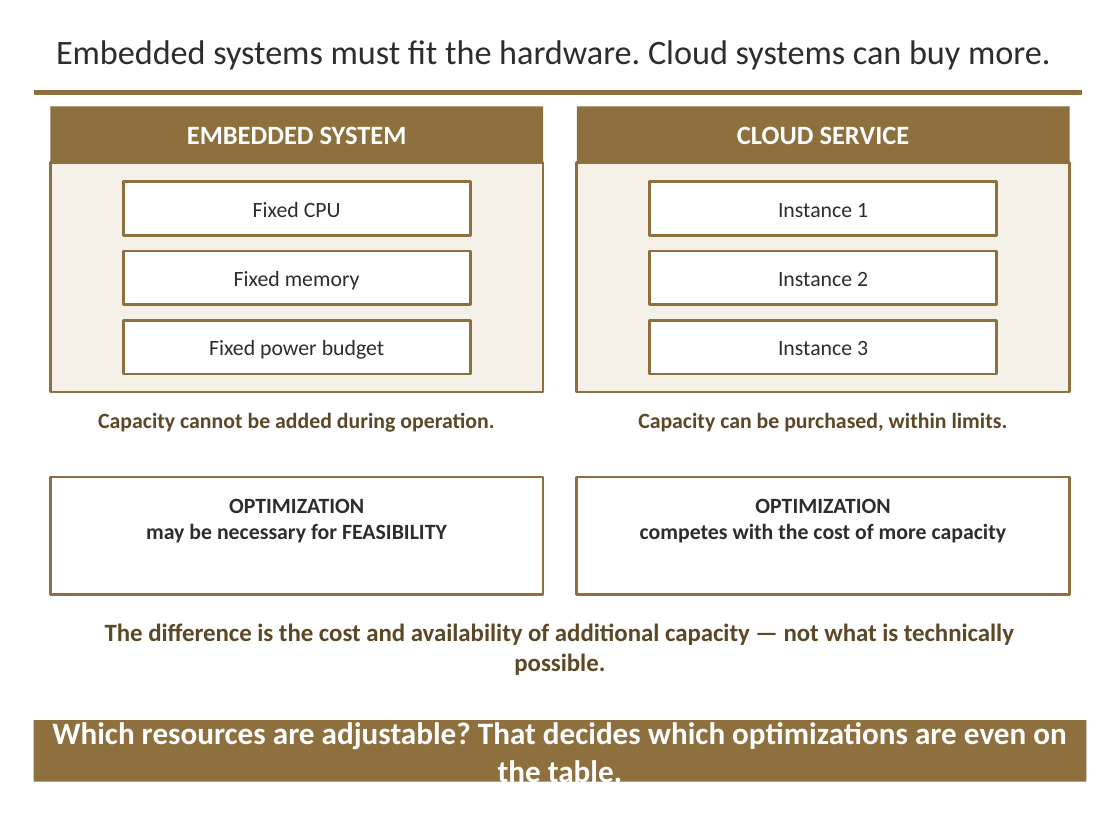
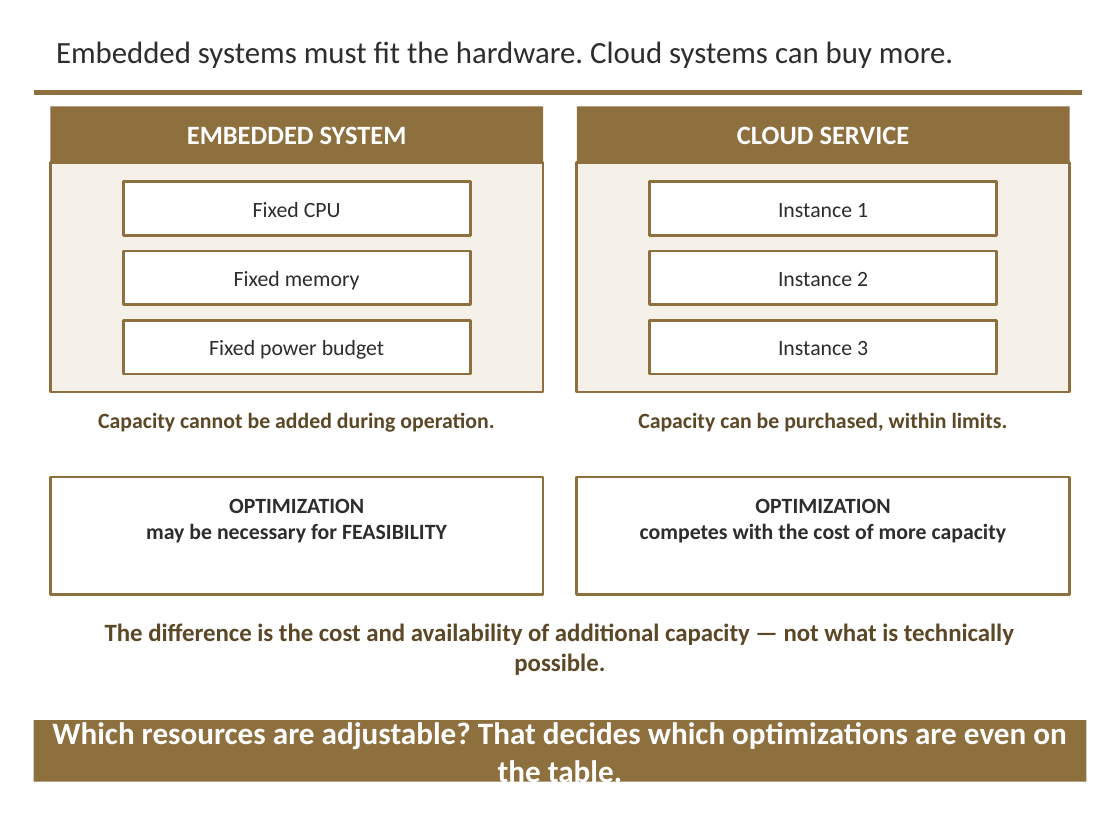
Before and after one commit to davisjam/model-based-agentic-software-engineering, a slide deck: slide 45 of course/lectures/act-3-software-in-the-world/04-performance-and-reliability/3-4-Performance-and-Reliability-1-Performance-Engineering.pptx (slide 44 before the commit). Drawn at 1120x840 pixels with LibreOffice and Linux fonts; fonts in the diff are those of the drawing; background and template pictures are left out. Boxes give left, top, right and bottom in pixels: in the first picture for what was removed or moved away, otherwise in the second. Text is boxed around its words. In the diff, an @@ line names an element or a change of style, - is before the commit and + after.

```diff
--- a/course/lectures/act-3-software-in-the-world/04-performance-and-reliability/3-4-Performance-and-Reliability-1-Performance-Engineering.pptx
+++ b/course/lectures/act-3-software-in-the-world/04-performance-and-reliability/3-4-Performance-and-Reliability-1-Performance-Engineering.pptx
@@ title "Embedded systems must fit the ..." at <box>56,41,953,68</box>: size 22 to 19.8 pt @@
```
Also in this commit, not shown: 23 other slides changed, 1 slide added, 2 other files.
